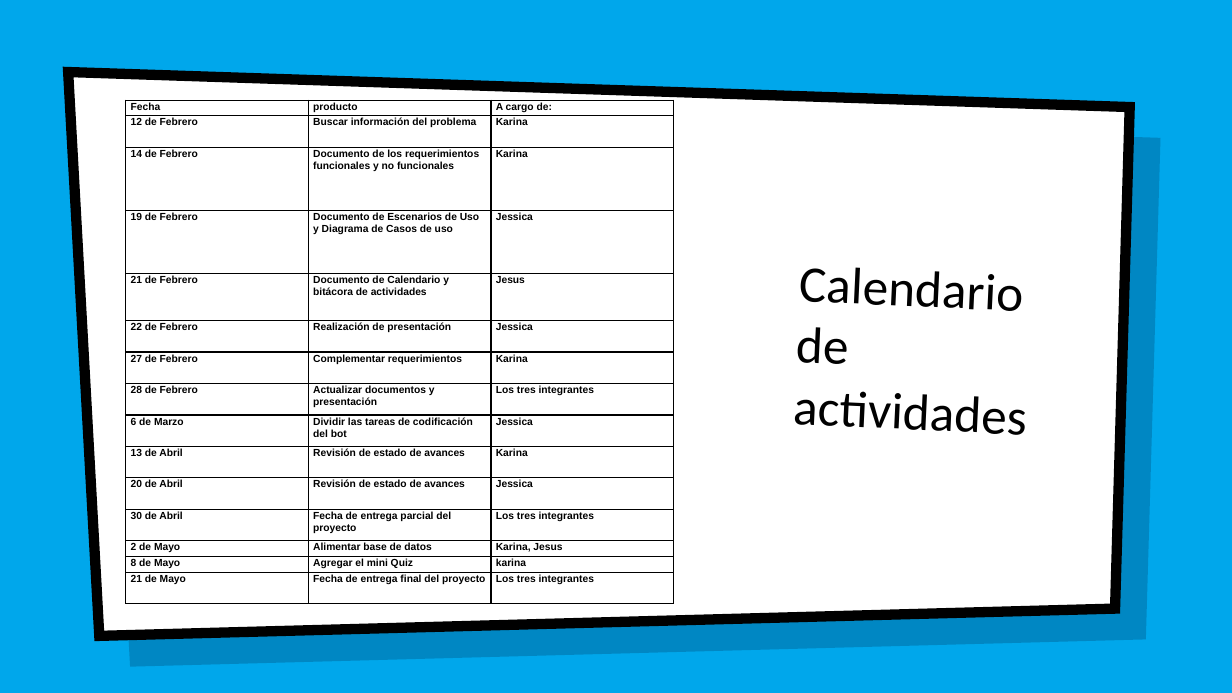
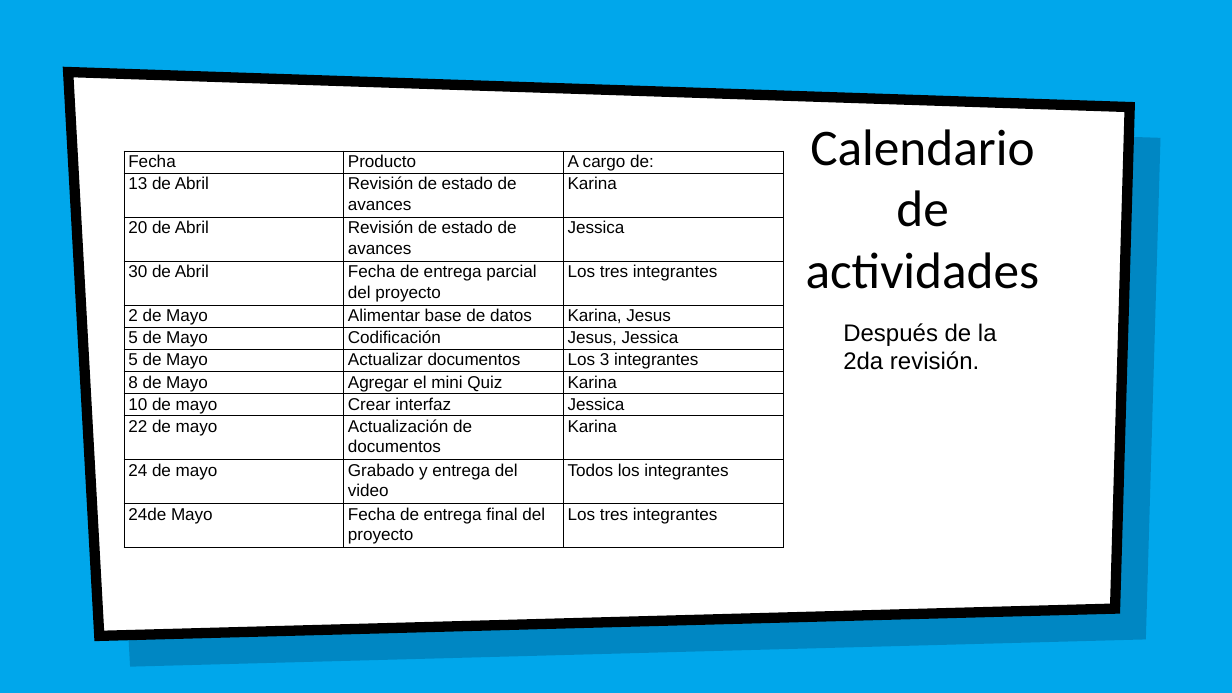
Before and after one commit to jesusapb/SURA-BOT, a slide deck: slide 7 of documentacion/Surabot.pptx. Drawn at 1232x693 pixels with LibreOffice and Linux fonts; fonts in the diff are those of the drawing; background and template pictures are left out. Boxes give left, top, right and bottom in pixels: in the first picture for what was removed or moved away, otherwise in the second. Text is boxed around its words. In the diff, an @@ line names an element or a change of style, - is before the commit and + after.

Commit message:
Actualizacion
Actualizacion de los documentos

```diff
--- a/documentacion/Surabot.pptx
+++ b/documentacion/Surabot.pptx
@@ title "Calendario de actividades": place and size @@
-title "Calendario de actividades" at (793,267,1027,435)
+title "Calendario de actividades" at (806,129,1040,289)
@@ title "Calendario de actividades" at (806,129,1040,289): alignment left to centre; rotation 2 to 0 degrees @@
@@ table at (124,152,782,548) @@
-row 1: Fecha | producto | A cargo de:
-row 2: 12 de Febrero | Buscar información del problema | Karina
-row 3: 14 de Febrero | Documento de los requerimientos funcionales y no funcionales | Karina
-row 4: 19 de Febrero | Documento de Escenarios de Uso y Diagrama de Casos de uso | Jessica
-row 5: 21 de Febrero | Documento de Calendario y bitácora de actividades | Jesus
-row 6: 22 de Febrero | Realización de presentación | Jessica
-row 7: 27 de Febrero | Complementar requerimientos | Karina
-row 8: 28 de Febrero | Actualizar documentos y presentación | Los tres integrantes
-row 9: 6 de Marzo | Dividir las tareas de codificación del bot | Jessica
+row 1: Fecha | Producto | A cargo de:
-row 14: 8 de Mayo | Agregar el mini Quiz | karina
-row 15: 21 de Mayo | Fecha de entrega final del proyecto | Los tres integrantes
+row 6: 5 de Mayo | Codificación | Jesus, Jessica
+row 7: 5 de Mayo | Actualizar documentos | Los 3 integrantes
+row 8: 8 de Mayo | Agregar el mini Quiz | Karina
+row 9: 10 de mayo | Crear interfaz | Jessica
+row 10: 22 de mayo | Actualización de documentos | Karina
+row 11: 24 de mayo | Grabado y entrega del video | Todos los integrantes
+row 12: 24de Mayo | Fecha de entrega final del proyecto | Los tres integrantes
@@ table: place and size @@
-table at (126,100,673,604)
+table at (124,152,782,548)
@@ text added at (843,323,997,370), 14 pt, text #000000 @@
+Después de la 2da revisión.
```
Also in this commit, not shown: 6 other slides changed, 42 other files.
